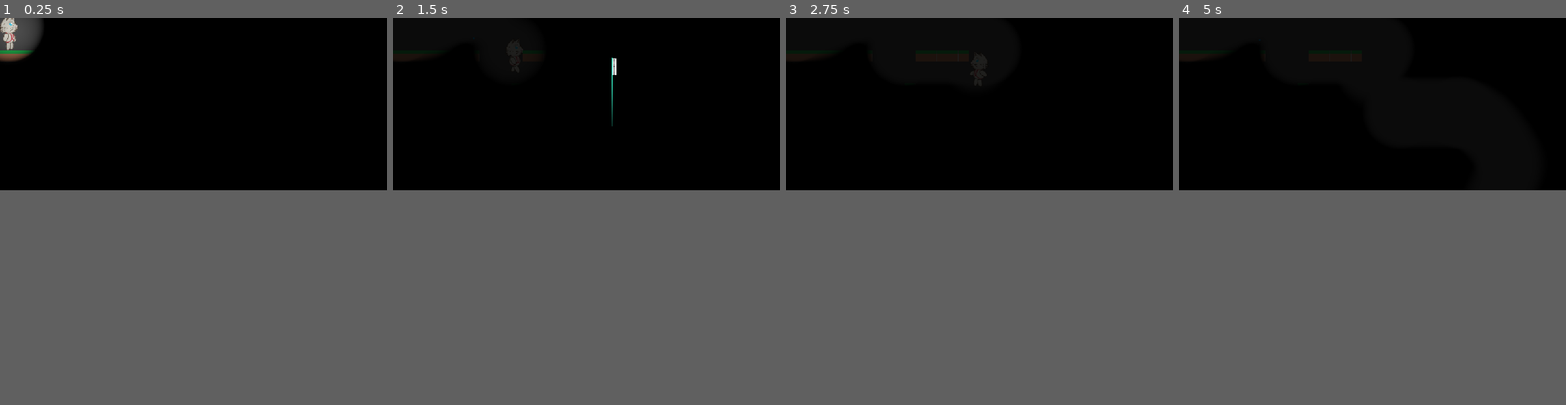
Above: before the commit, frames 1-4 (left to right).
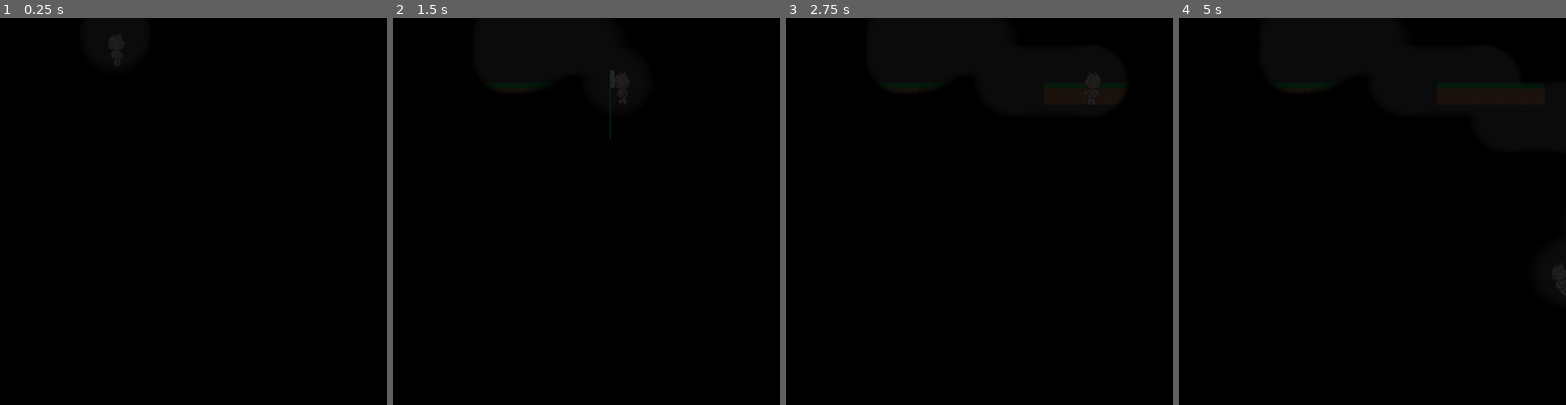
Above: after the commit, the same moments.

Repository: Mad2F/GameJam_2025
Game: Godot game, scene res://Game/Levels/Level0.tscn
Same seed, same stepped clock (60 frames per second), same inputs: the game is played once before the commit and once after it. Sound files missing from this copy of the repository are replaced by a short silence.
Inputs (mouse positions are in pixels of both pictures, inside the frame that each line leads up to):
- Up to frame 1 (0.25 s): no input
- Up to frame 2 (1.5 s): tap Enter (enter) at 0.5 s; move the mouse to (671, 95) at 0.52 s; hold Right (move_right) from 0.53 s (still down); tap C (climb) at 0.6, 1.35 s; tap Space (move_jump) at 0.77 s; move the mouse to (509, 110) at 1.27 s
- Up to frame 3 (2.75 s): tap Space (move_jump) at 1.52 s; move the mouse to (1018, 64) at 2.02 s; release Right (move_right) at 2.03 s; hold Left (move_left) from 2.03 s (still down); hold Enter (enter) from 2.03 s (still down); tap C (climb) at 2.3 s
- Up to frame 4 (5 s): move the mouse to (1353, 137) at 2.77 s; release Left (move_left) at 2.78 s; release Enter (enter) at 2.78 s; hold Right (move_right) 2.78-4.28 s; tap C (climb) at 2.85, 3.6, 4.55 s; tap Space (move_jump) at 3.02, 3.77, 4.52 s; move the mouse to (1488, 130) at 3.52 s; move the mouse to (1256, 79) at 4.27 s; hold Left (move_left) from 4.28 s (still down); tap Enter (enter) at 4.35 s
The window is 800x356 before the commit and 800x800 after it. Grey fills any space a smaller window leaves; there, only what the larger window draws over its background counts as a difference.

The runs differ from the first frame. In frame 1, 1.3% of the frame differs, in the area x 0-33%, y 0-13%; in frame 2, 0.6%; in frame 3, 1.4%, in the area x 0-88%, y 8-23%; in frame 4, 1.0%.

Commit message:
Correctifs divers, fenetre 1080 par 1080

Diff:
--- a/Game/Levels/Level0.tscn
+++ b/Game/Levels/Level0.tscn
@@ -4,9 +4,9 @@
 [ext_resource type="PackedScene" uid="uid://sdu51cj7kk0" path="res://Game/LevelsComponents/LevelBaseComponents.tscn" id="1_dn721"]
 [ext_resource type="PackedScene" uid="uid://bwi1sj4yf21f4" path="res://Game/Objects/WaterDrop.tscn" id="1_m160h"]
 [ext_resource type="PackedScene" uid="uid://cqt4olwg0dp8v" path="res://Game/LevelsComponents/LevelShadow.tscn" id="1_wanyh"]
-[ext_resource type="PackedScene" uid="uid://bh3xiehdhlxkt" path="res://Game/LevelsComponents/PlayerPhysics.tscn" id="2_m27d4"]
 [ext_resource type="PackedScene" uid="uid://b28udu7of0te7" path="res://Game/LevelsComponents/Fog.tscn" id="2_vjihd"]
 [ext_resource type="Texture2D" uid="uid://d1lygb75kf0n" path="res://Game/resources/tilesets/demo.png" id="5_m160h"]
+[ext_resource type="PackedScene" uid="uid://bos2a20xobnkf" path="res://Game/LevelsComponents/LevelTransitionEntry.tscn" id="7_vjihd"]
 
 [sub_resource type="TileSetAtlasSource" id="TileSetAtlasSource_wanyh"]
 texture = ExtResource("5_m160h")
@@ -37,13 +37,13 @@
 
 [node name="BaseComponents" parent="." instance=ExtResource("1_dn721")]
 
-[node name="PlayerStartPosition" parent="." instance=ExtResource("2_m27d4")]
-
 [node name="LevelTransition" parent="." instance=ExtResource("1_2rmtn")]
 position = Vector2(16, 251)
 _nextLevelSceneName = "res://MainMenu/MainMenu.tscn"
 
 [node name="TileMapLayer" type="TileMapLayer" parent="."]
-scale = Vector2(0.5, 0.5)
 tile_map_data = PackedByteArray("AAAAAAMAAQABAAAAAAABAAMAAQABAAAAAAACAAMAAQABAAAAAAADAAMAAQABAAAAAAAEAAMAAQABAAAAAAAFAA …(528 unchanged characters)…
 tile_set = SubResource("TileSet_vjihd")
+
+[node name="PlayerStartPosition" parent="." instance=ExtResource("7_vjihd")]
+position = Vector2(150, 0)
--- a/Game/LevelsComponents/LevelBaseComponents.gd
+++ b/Game/LevelsComponents/LevelBaseComponents.gd
@@ -8,7 +8,6 @@
 
 @onready var background_sfx := $BackgroundSFX
 
-
 func _ready():
 	print("Level " + _levelName + " _ready")
 	_playMusic()
--- /dev/null
+++ b/Game/LevelsComponents/LevelTransitionEntry.gd
@@ -0,0 +1,21 @@
+extends Node
+
+@onready var scene = preload("res://Game/rope.tscn")
+@onready var scene_instance = null
+
+@onready var playerScene = preload("res://Game/player.tscn")
+@onready var player
+
+@export_file var previous_exit_point : String = "Main Menu"
+
+func _ready():
+	$PlayerStartPosition.hide()
+	if (Globals.previousLevel == previous_exit_point):
+		_initPlayerPosition()
+
+func _initPlayerPosition():
+	player = playerScene.instantiate()
+	player.z_index = 0
+	player.position = $PlayerStartPosition.global_position
+	print(player.position)
+	add_child(player)
--- /dev/null
+++ b/Game/LevelsComponents/LevelTransitionEntry.tscn
@@ -0,0 +1,12 @@
+[gd_scene load_steps=3 format=3 uid="uid://bos2a20xobnkf"]
+
+[ext_resource type="Script" uid="uid://bhk1nfq26otsd" path="res://Game/LevelsComponents/LevelTransitionEntry.gd" id="1_phoub"]
+[ext_resource type="Texture2D" uid="uid://kjut82ri3tog" path="res://Game/resources/misc/green_circle.png" id="2_khxvi"]
+
+[node name="PlayerStartPosition" type="Node2D"]
+script = ExtResource("1_phoub")
+
+[node name="PlayerStartPosition" type="Sprite2D" parent="."]
+position = Vector2(9.53674e-07, 9.53674e-07)
+scale = Vector2(0.2, 0.2)
+texture = ExtResource("2_khxvi")
--- a/Game/Objects/LightSource.gd
+++ b/Game/Objects/LightSource.gd
@@ -9,7 +9,7 @@
 var last_position: Vector2
 
 func _ready() -> void:
-	last_position = get_parent().position
+	last_position = get_parent().global_position
 	level_shadow = get_tree().get_root().get_node(get_tree().current_scene.name +"/LevelShadow")
 	level_fog = get_tree().get_root().get_node(get_tree().current_scene.name +"/Fog")
 	if(level_shadow):
@@ -20,8 +20,8 @@
 		level_shadow.remove_light_source(get_parent().name)
 
 func _process(delta: float) -> void:
-	if(level_shadow && get_parent().position != last_position):
-		level_shadow.set_light_position(get_parent().name, get_parent().position + offset)
+	if(level_shadow && get_parent().global_position != last_position):
+		level_shadow.set_light_position(get_parent().name, get_parent().global_position + offset)
 	if(level_fog):
-		level_fog.clear_fog(get_parent().position + offset)
-	last_position = get_parent().position
+		level_fog.clear_fog(get_parent().global_position + offset)
+	last_position = get_parent().global_position
--- /dev/null
+++ b/Game/globals.gd
@@ -0,0 +1,3 @@
+extends Node
+
+var previousLevel : String = "Main Menu"
--- a/Game/player.gd
+++ b/Game/player.gd
@@ -106,7 +106,9 @@
 				state = State.CLIMBING
 				rope_under_tension_sound.play()
 				_on_rope_created(rope_position)
+				print(rope_position)
 				global_position = rope_position
+				print(global_position)
 				_last_y_on_ground = global_position.y
 
 				set_collision_mask_value(1, false)
@@ -192,11 +194,11 @@
 
 func _on_rope_created(pos):
 	scene_instance = scene.instantiate()
+	add_sibling(scene_instance)
 	scene_instance.set_name("Rope")
 	scene_instance.set_global_position(pos)
 	scene_instance.z_index = 2
 	scene_instance.player_leaves_rope.connect(falls_off_rope)
-	add_child(scene_instance)
 
 func _on_rope_destroyed():
 	scene_instance.queue_free()
--- a/project.godot
+++ b/project.godot
@@ -14,10 +14,14 @@
 run/main_scene="uid://bqj7lqs8icmuv"
 config/features=PackedStringArray("4.4", "Forward Plus")
 
+[autoload]
+
+Globals="*res://Game/globals.gd"
+
 [display]
 
 window/size/viewport_width=1080
-window/size/viewport_height=480
+window/size/viewport_height=1080
 window/stretch/mode="canvas_items"
 
 [input]
